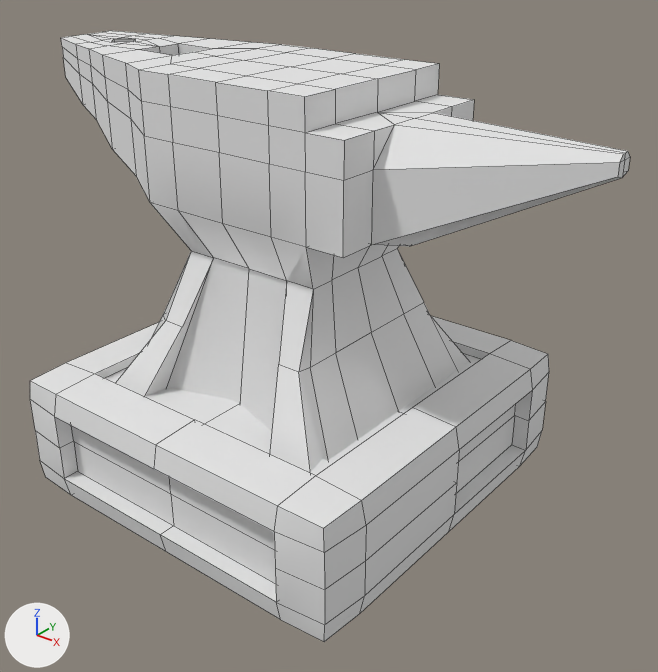
One commit to the OBJ model Assets/Models/Fixed Models/Anvil 1.obj: the scene before it, then after it.
Before and after are seen from a 50 mm camera at (9.62, -11.05, 9.8) aimed at (0.8, -0.02, 2.96). The axes (+X, +Y, +Z) are drawn at lower left. The lights are the same throughout. Mesh edges are drawn as thin lines. Where no turn or scale is listed for an object, it has been applied to the vertices.

The first picture shows 'Anvil 1'.
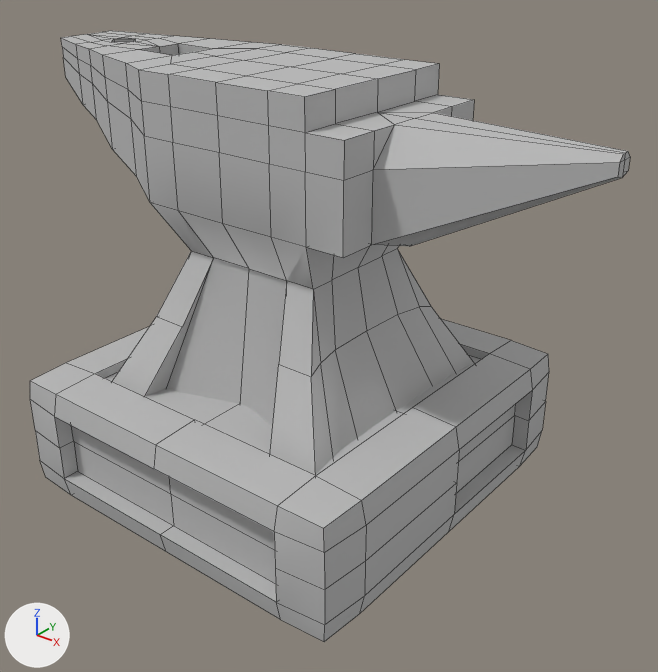
Pixel boxes (x1, y1, x2, y2) of what changed, in the pictures (658 x 672 px; the box of a moved part takes in the faces that stretch with it):
'Anvil 1', recoloured, reshaped (white to grey)
    both: (30, 31, 630, 642)
part 1 of me_anvil_1, moved or reshaped
    before: (270, 249, 469, 472)
    after: (270, 249, 474, 475)
part 2 of me_anvil_1, moved or reshaped
    before: (116, 251, 213, 397)
    after: (113, 251, 213, 397)

The edits, one by one:
Material 'initialShadingGroup' (mat_initialshadinggroup) changes colour from white #e7e7e7 to grey #bcbcbc; in linear values from (0.8, 0.8, 0.8) to (0.5, 0.5, 0.5).
me_anvil_1 has 388 vertices, 398 faces and spans x -4.98..5.5, y -3.44..3.45, z -0.02..7.44.
me_anvil_1 is used by ob_anvil_1; location (0.0, 0.0, 0.0).
Part 1, on me_anvil_1:
Vertex 152 of me_anvil_1 moves from (1.52, 1.68, 3.19) to (1.77, 1.68, 3.19) at pixel (431, 306).
Vertex 157 of me_anvil_1 moves from (1.52, -1.67, 3.19) at pixel (298, 371) to (1.77, -1.67, 3.19) at pixel (311, 376).
Vertex 171 of me_anvil_1 moves from (1.67, -1.57, 3.28) at pixel (310, 367) to (1.71, -1.36, 3.28) at pixel (320, 363).
Vertex 172 of me_anvil_1 moves from (1.67, -0.94, 3.28) at pixel (335, 352) to (1.6, -0.87, 3.28) at pixel (335, 349).
Vertex 173 of me_anvil_1 moves from (1.67, 0.01, 3.28) at pixel (371, 332) to (1.58, 0.01, 3.28) at pixel (366, 330).
Vertex 174 of me_anvil_1 moves from (1.67, 0.96, 3.28) at pixel (403, 313) to (1.6, 0.88, 3.28) at pixel (397, 314).
Vertex 175 of me_anvil_1 moves from (1.67, 1.59, 3.28) at pixel (423, 302) to (1.71, 1.38, 3.28) at pixel (419, 306).
Part 2, on me_anvil_1:
Vertex 159 of me_anvil_1 moves from (-1.47, 1.68, 3.19) to (-1.72, 1.68, 3.19).
Vertex 165 of me_anvil_1 moves from (-1.47, -1.67, 3.19) at pixel (165, 320) to (-1.72, -1.67, 3.19) at pixel (156, 316).
Vertex 166 of me_anvil_1 moves from (-1.63, 1.6, 3.22) to (-1.67, 1.39, 3.22).
Vertex 167 of me_anvil_1 moves from (-1.63, 0.96, 3.22) to (-1.56, 0.89, 3.22).
Vertex 168 of me_anvil_1 moves from (-1.63, 0.01, 3.22) to (-1.54, 0.01, 3.22).
Vertex 169 of me_anvil_1 moves from (-1.63, -0.95, 3.22) to (-1.56, -0.87, 3.22).
Vertex 170 of me_anvil_1 moves from (-1.63, -1.58, 3.22) at pixel (163, 314) to (-1.67, -1.37, 3.22).
